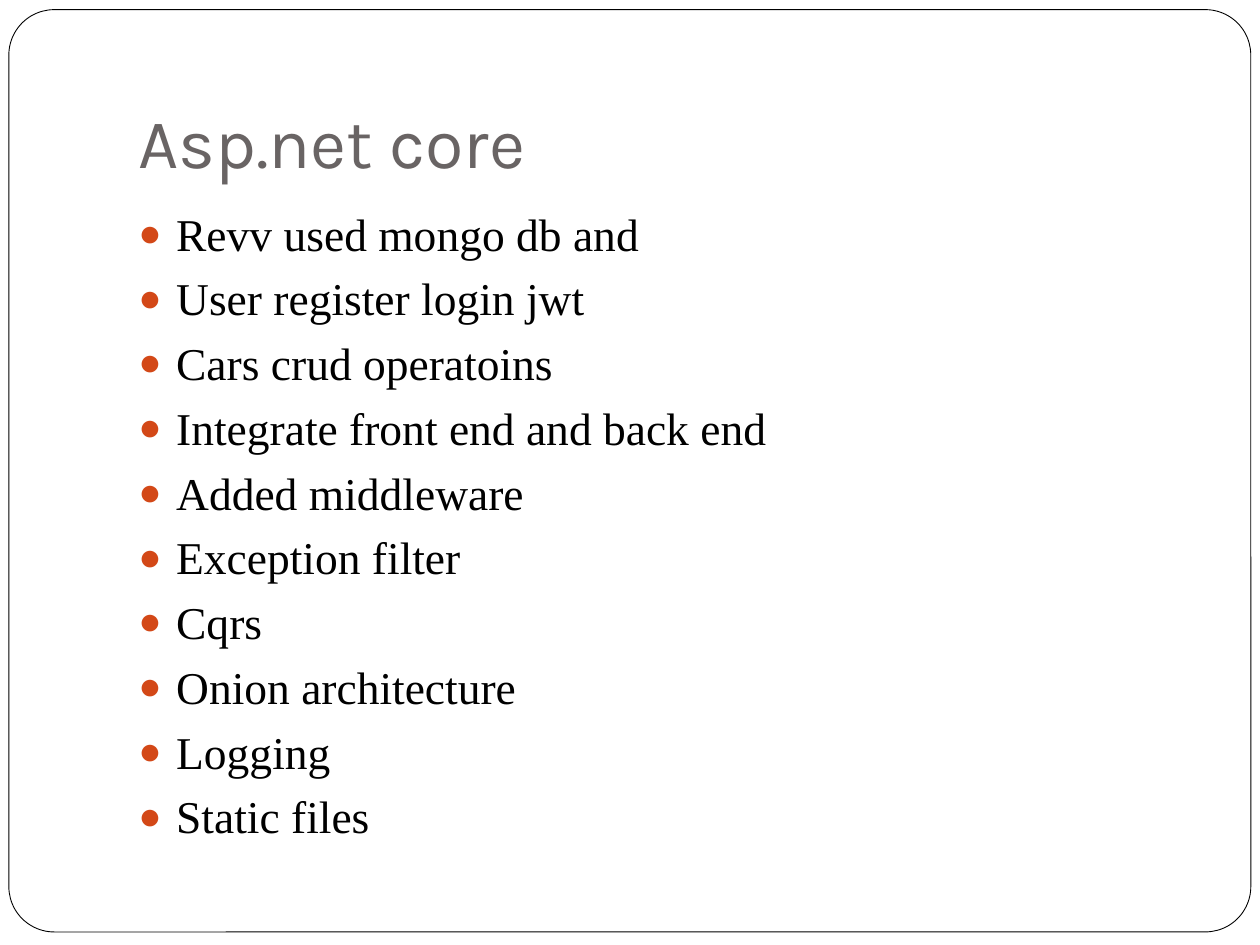
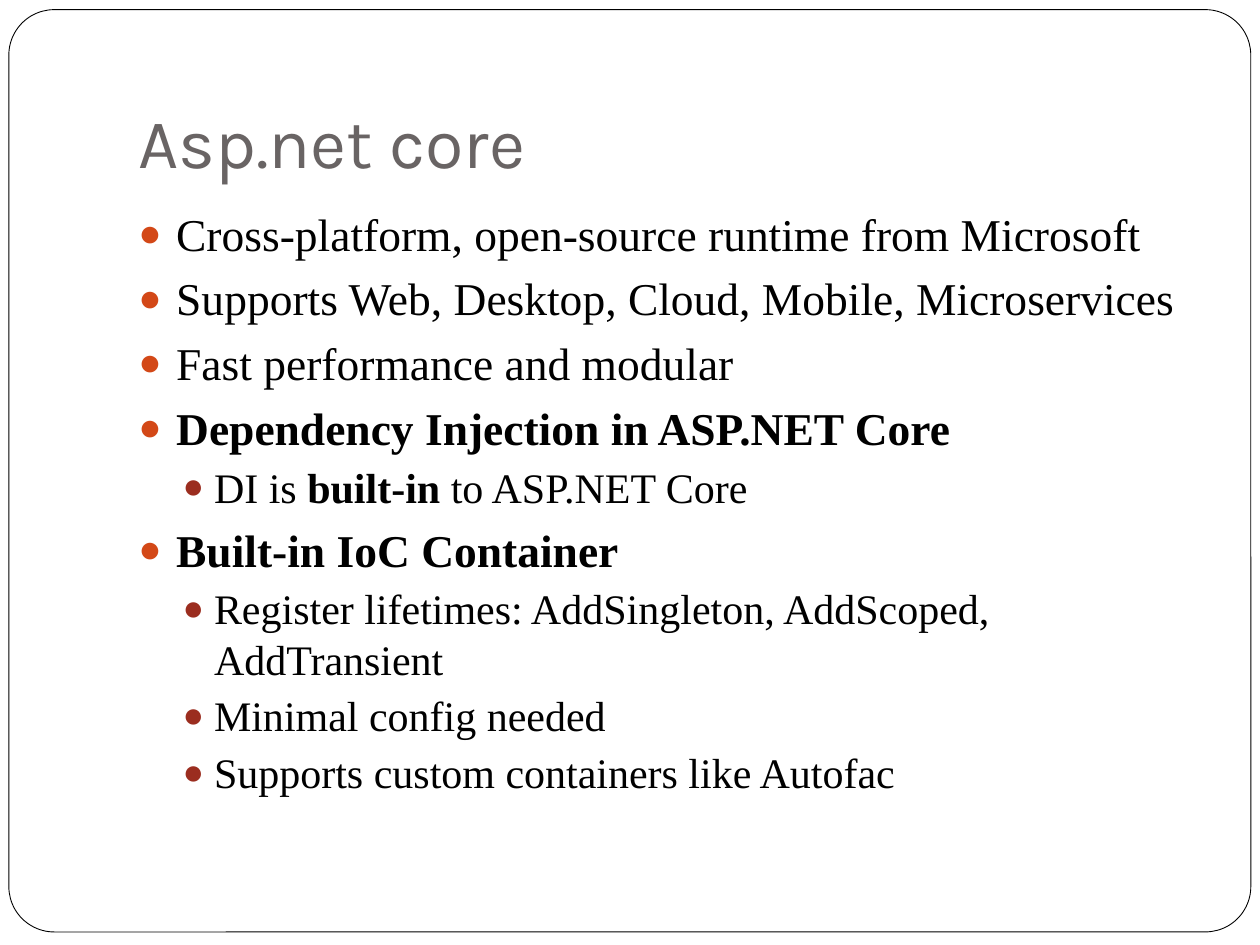
Before and after one commit to rosemarythomas994/VueR-assignment, a slide deck: slide 12 of Presentation Assignment.pptx (slide 13 before the commit). Drawn at 1260x945 pixels with LibreOffice and Linux fonts; fonts in the diff are those of the drawing. Boxes give left, top, right and bottom in pixels: in the first picture for what was removed or moved away, otherwise in the second. Text is boxed around its words. In the diff, an @@ line names an element or a change of style, - is before the commit and + after.

```diff
--- a/Presentation Assignment.pptx
+++ b/Presentation Assignment.pptx
@@ text at (176,219,1174,797): text changed @@
-● Revv used mongo db and
-● User register login jwt
-● Cars crud operatoins
-● Integrate front end and back end
-● Added middleware
-● Exception filter
-● Cqrs
-● Onion architecture
-● Logging
-● Static files
+● Cross-platform, open-source runtime from Microsoft
+● Supports Web, Desktop, Cloud, Mobile, Microservices
+● Fast performance and modular
+● Dependency Injection in ASP.NET Core
+  ● DI is built-in to ASP.NET Core
+● Built-in IoC Container
+  ● Register lifetimes: AddSingleton, AddScoped, AddTransient
+  ● Minimal config needed
+  ● Supports custom containers like Autofac
```
Also in this commit, not shown: 7 other slides changed, 5 slides added, 4 slides removed, 28 other files.
